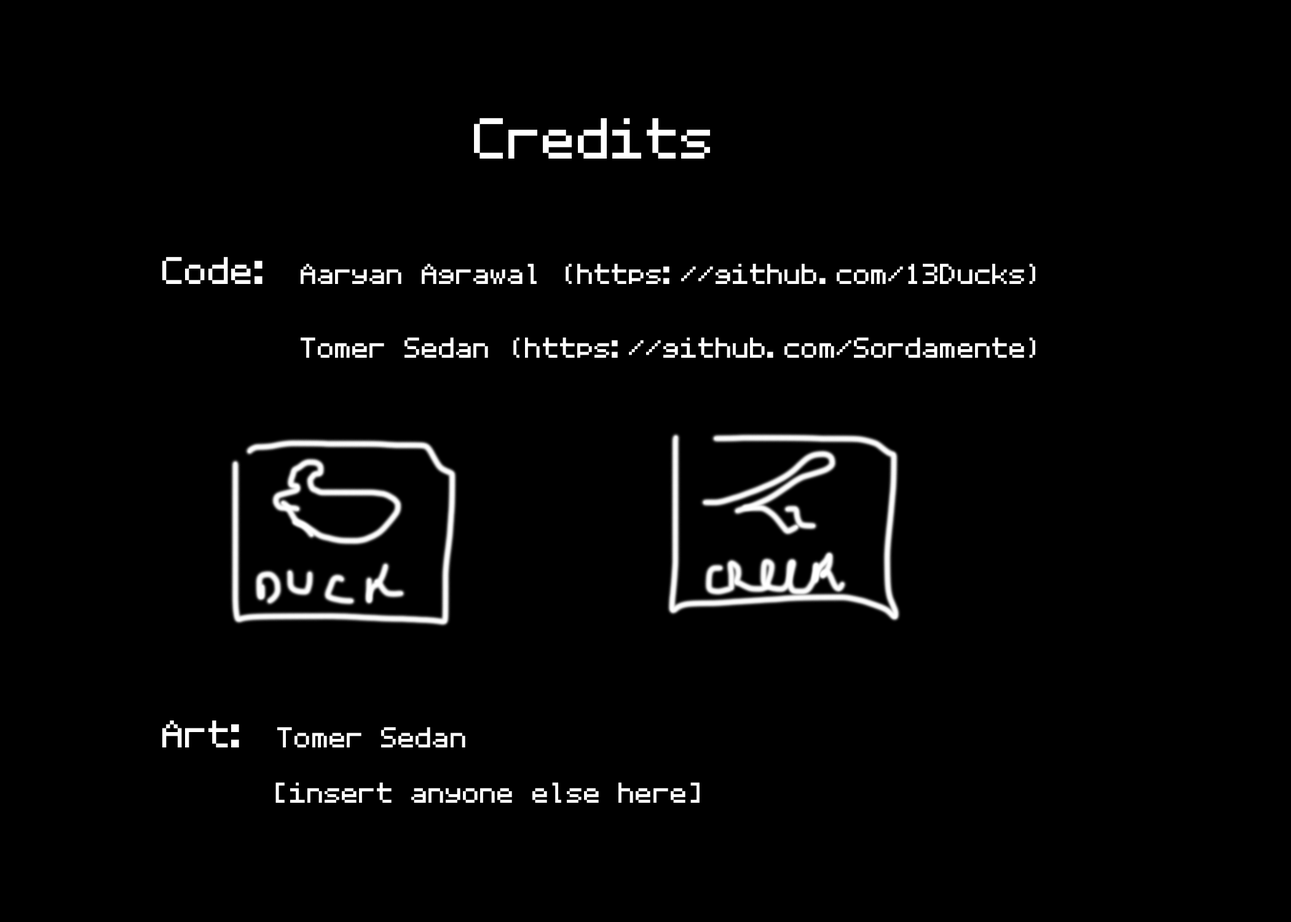
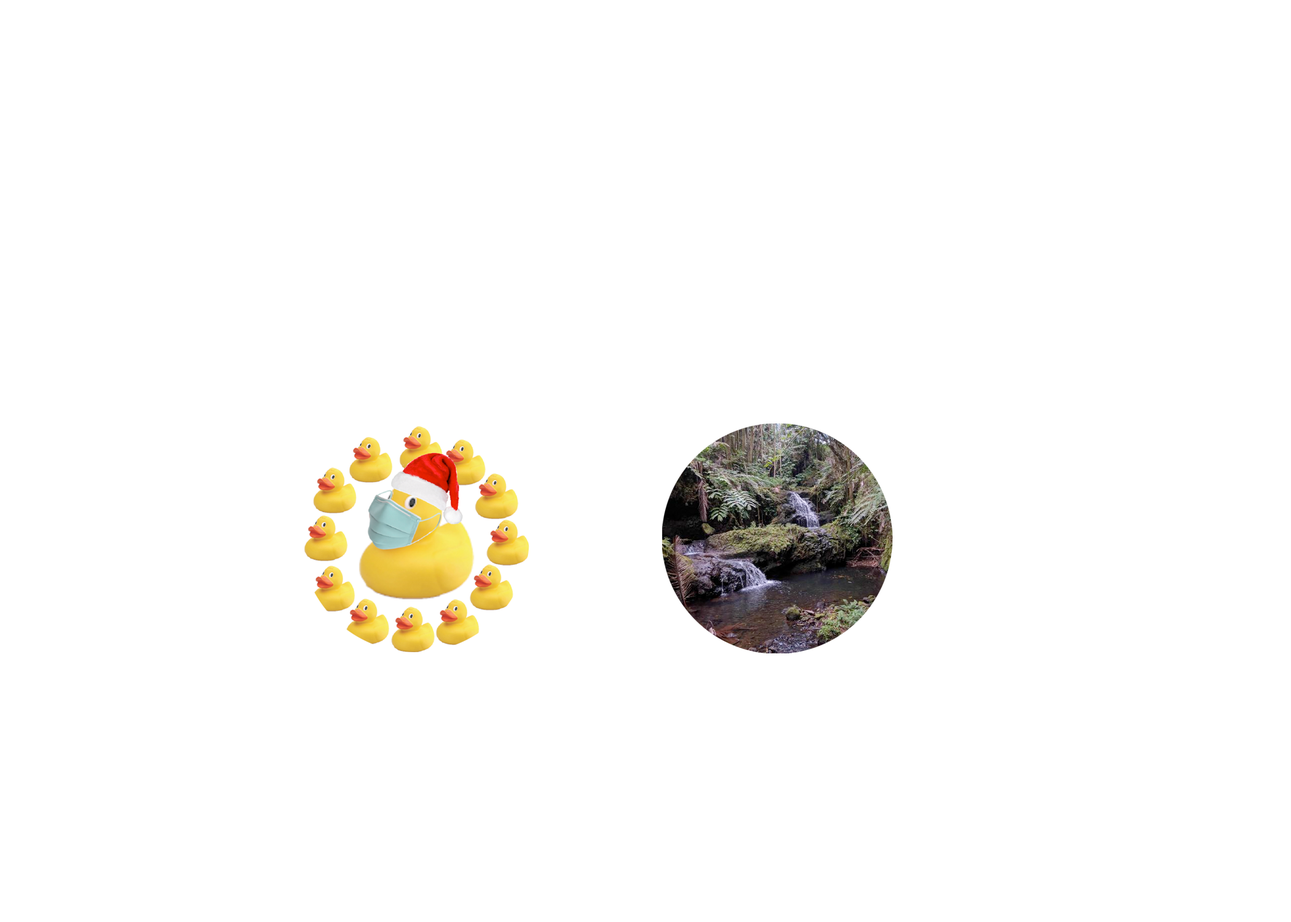
The second w=1291, h=922 image is a revision of the first. Changes to its layers:
added layer "Layer 2" above "Art: Joshua Barkin (https://tinyurl.com/joshuabarkin) Tome" over bbox(662, 423, 893, 654)
renamed "Art: Tomer Sedan [insert anyone else here]" to "Art: Joshua Barkin (https://tinyurl.com/joshuabarkin) Tome", painted on it over bbox(162, 720, 1099, 804)
added layer "Layer 1" above "Code: Aaryan Agrawal (https://github.com/13Ducks) Tomer S" over bbox(300, 423, 530, 653)
removed layer "Lorem Ipsum" over bbox(453, 284, 494, 292)
hid "Background" over bbox(0, 0, 1291, 922)
